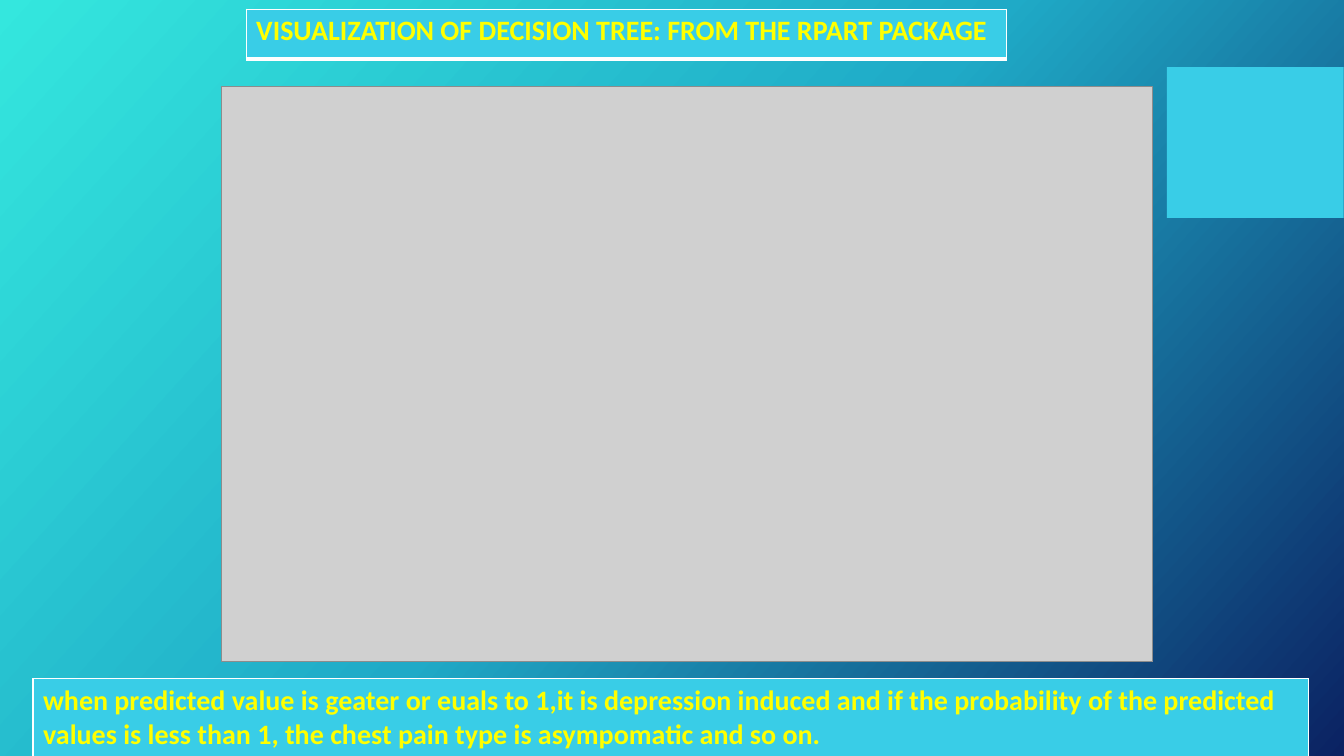
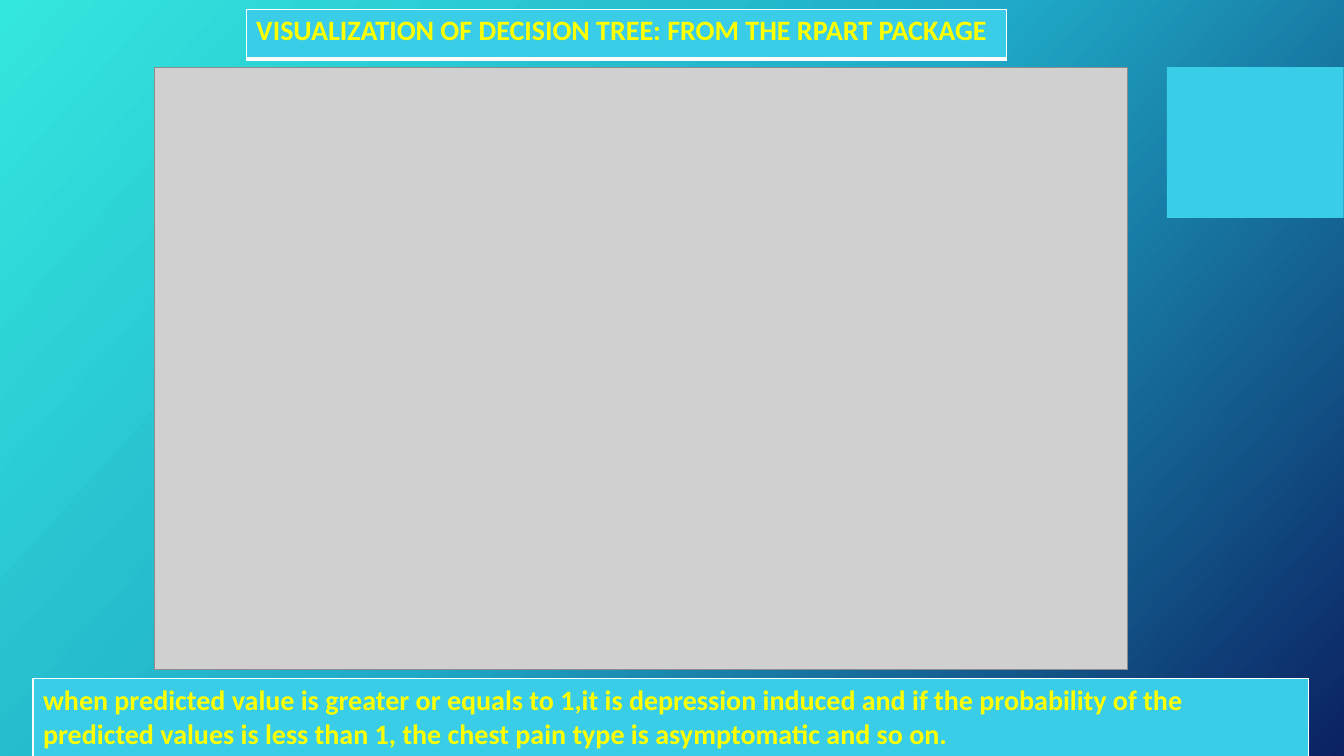
Before and after one commit to Li-Ndibe/Decision-Tree-Classification-on-Heart-Disease, a slide deck: slide 9 of Classification DT Presentation.pptx. Drawn at 1344x756 pixels with LibreOffice and Linux fonts; fonts in the diff are those of the drawing; grey boxes stand for pictures; background and template pictures are left out. Boxes give left, top, right and bottom in pixels: in the first picture for what was removed or moved away, otherwise in the second. Text is boxed around its words. In the diff, an @@ line names an element or a change of style, - is before the commit and + after.

```diff
--- a/Classification DT Presentation.pptx
+++ b/Classification DT Presentation.pptx
@@ picture: place and size @@
-picture at [222,87,1153,661]
+picture at [154,68,1128,669]
@@ table at [33,679,1309,756] @@
-row 1, column 1: when predicted value is geater or euals to 1,it is depression induced and if the probability of the predicted values is less than 1, the chest pain type is asympomatic and so on.
+row 1, column 1: when predicted value is greater or equals to 1,it is depression induced and if the probability of the predicted values is less than 1, the chest pain type is asymptomatic and so on.
```
Also in this commit, not shown: 8 other slides changed.
